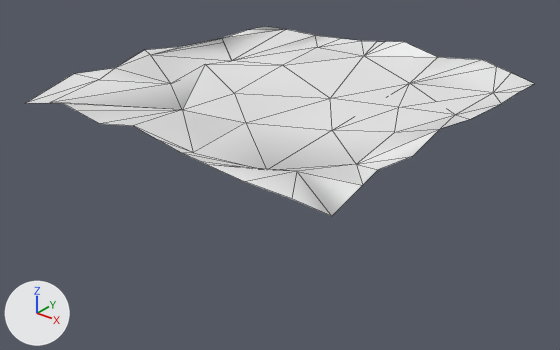
One commit to the glTF model Rogue-Robots/Assets/Models/ModularBlocks/Riverbed1_Col.gltf: the scene before it, then after it.
One viewpoint serves both versions: a camera (50 mm lens) standing at (6.25, -8.0, 4.92) and looking at (0.05, -0.25, 0.11). Arrows for +X, +Y and +Z are at lower left; the lights stay in place. Mesh edges are drawn as thin lines. Vertices at the same position are counted once.

Names of what the first picture shows: 'Riverbed1_Col'.
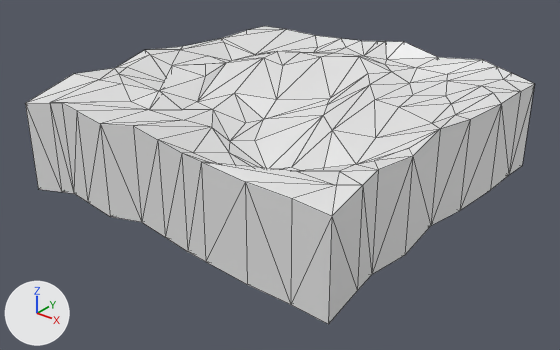
The change in detail:
me_scene_022 is used by ob_riverbed1_col; location (0.0, 0.0, 0.0).
me_scene_022 had 62 vertices, 85 faces and spanned x -2.5..2.5, y -2.5..2.5, z 0.94..1.49.
me_scene_022 now has 232 vertices, 464 faces and spans x -2.5..2.5, y -2.5..2.5, z -0.35..1.49.
Part 1, on me_scene_022:
2 vertices are removed from x 0.85..1.77, y -2.5..-0.11, z 1.17..1.32.
85 faces are deleted.
133 vertices are added at x -2.36..2.32, y -2.24..2.31, z -0.35..1.48.
33 new vertices lie (0.0, 0.0, -1.29) away from vertices in x -2.5..2.5, y -2.5..2.5, z 1.26..1.48.
6 new vertices lie (0.0, 0.0, -1.28) away from vertices in x -2.5..2.5, y -2.5..2.5, z 1.29..1.38.
464 new faces join them.
me_scene_022 part 2: the surface is now shaded flat.

Pixel boxes (x1, y1, x2, y2) of what changed, in the pictures (560 x 350 px):
'Riverbed1_Col', reshaped (57% taller): before (26, 26, 534, 216); after (25, 26, 534, 324)
part 1 of me_scene_022, built on: before (51, 29, 534, 216); after (25, 29, 534, 324)
